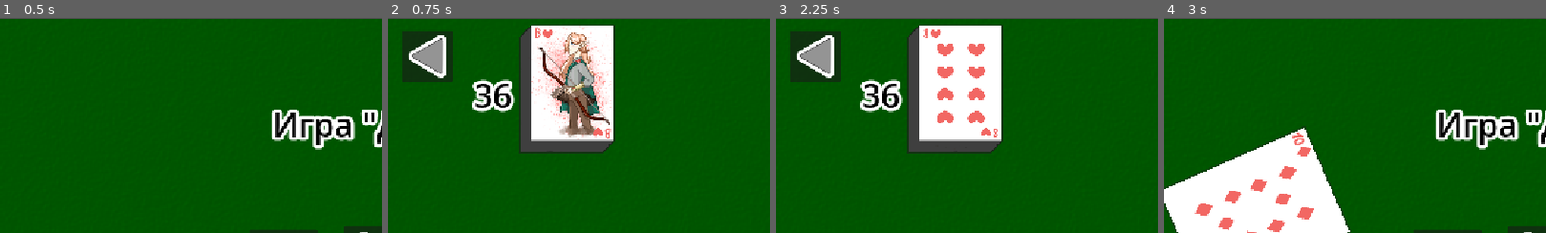
Above: before the commit, frames 1-4 (left to right).
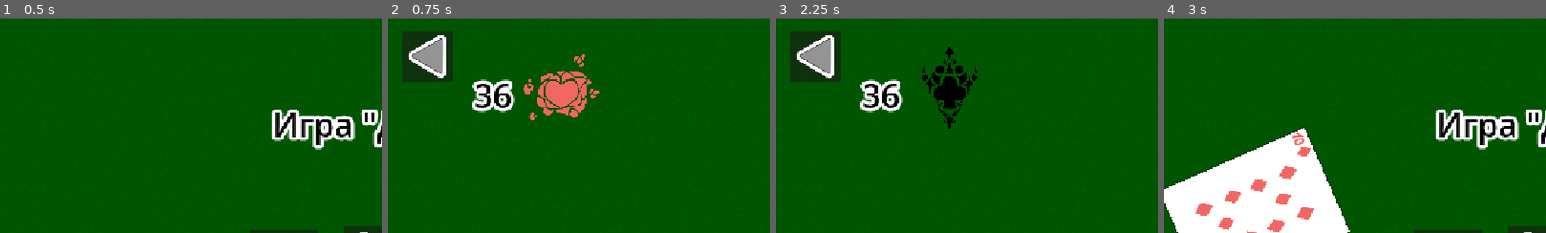
Above: after the commit, the same moments.

Repository: Yulya-S/Playing-the-fool
Game: Godot game, scene res://scenes/main.tscn
Two runs of this game, one before a commit and one after it. Both use one fixed random seed, a clock stepped at 60 frames per second and the inputs below.
Inputs (mouse positions are % of the whole screen's width and height, from its top left):
- Up to frame 1 (0.5 s): no input
- Up to frame 2 (0.75 s): click (50, 57) at 0.5 s
- Up to frame 3 (2.25 s): click (5, 9) at 1.25 s; click (50, 57) at 2 s
- Up to frame 4 (3 s): click (5, 9) at 2.75 s
The pictures show only the part of the screen within x 0-50%, y 0-50%; the shares and areas given below are measured in that part.

Frame 1 is identical in both runs. In frame 2, 15% of the frame differs, in the area x 34-60%, y 3-64%; in frame 3, 15%; in frame 4, nothing differs.
Error in both runs: Invalid call. Nonexistent function 'store_json' in base 'Node (Global.gd)'. (res://scripts/main.gd:9)

Commit message:
card class

Diff:
--- a/playing-the-fool/scenes/pages/game.tscn
+++ b/playing-the-fool/scenes/pages/game.tscn
@@ -13,6 +13,7 @@
 script = ExtResource("1_qlvyt")
 
 [node name="Button" type="Button" parent="."]
+layout_mode = 0
 offset_left = 20.0
 offset_top = 20.0
 offset_right = 148.0
@@ -41,6 +42,7 @@
 position = Vector2(180, 0)
 
 [node name="Cards" type="Node2D" parent="Deck"]
+visible = false
 position = Vector2(179, 0)
 
 [connection signal="button_down" from="Button" to="." method="_on_button_button_down"]
--- a/playing-the-fool/scripts/fragments/card.gd
+++ b/playing-the-fool/scripts/fragments/card.gd
@@ -1,4 +1,22 @@
 extends Area2D
+class_name Card
+# Переменные
+var suit: int = 0 # Масть
+var price: int = 0 # Цена
+var trump: bool = false # Метка козырности
 
 # Применение индекса
-func set_value(idx: int) -> void: $Pack.frame = 3 + idx
+func set_value(idx: int) -> void:
+	suit = (3 + idx) % 4
+	price = (3 + idx) / 4 + 5
+	hide_card()
+	if get_parent().get_child_count() == 1:
+		rotation_degrees = 90
+		position.x += 25
+		show_card()
+	if get_parent().get_child_count() == 1 or get_parent().get_child(0).suit == suit: trump = true
+
+# Переворот карты
+func show_card() -> void: $Pack.frame = (price - 5) * 4 + suit
+
+func hide_card() -> void: $Pack.frame = 40
--- a/playing-the-fool/scripts/fragments/deck.gd
+++ b/playing-the-fool/scripts/fragments/deck.gd
@@ -11,5 +11,4 @@
 		Cards.get_child(-1).position.x += (36 - len(card_array)) * 0.5
 		Cards.get_child(-1).position.y -= (36 - len(card_array)) * 0.5
 	$Label.set_text(str(Cards.get_child_count()))
-	$Pack.frame = (Cards.get_child(-1).get_child(0).frame) % 4
-	$Pack.hide_shadow()
+	$Pack.hide_shadow(Cards.get_child(0).suit)
--- a/playing-the-fool/scripts/fragments/pack.gd
+++ b/playing-the-fool/scripts/fragments/pack.gd
@@ -12,7 +12,9 @@
 		if abs(fposmod(rotation_degrees, 360) - rotate_data[1]) < 1: rotate_data[0] = false
 
 # Скрытие тени карыт
-func hide_shadow() -> void: $Line2D.visible = false
+func hide_shadow(idx: int) -> void:
+	$Line2D.visible = false
+	frame = idx
 
 # Старт анимации поворота
 func _on_animation_player_animation_started(anim_name: StringName) -> void:
